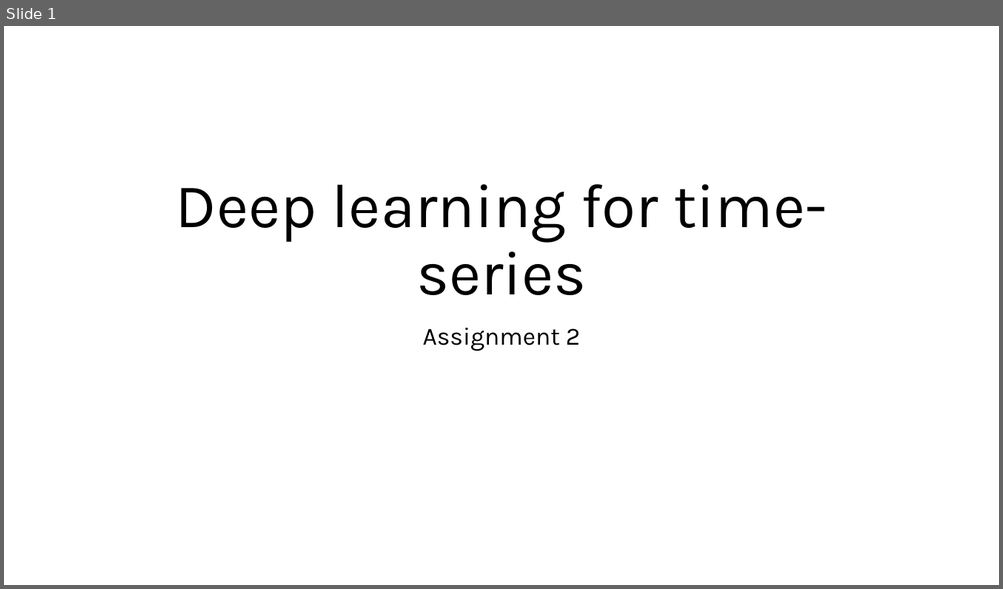
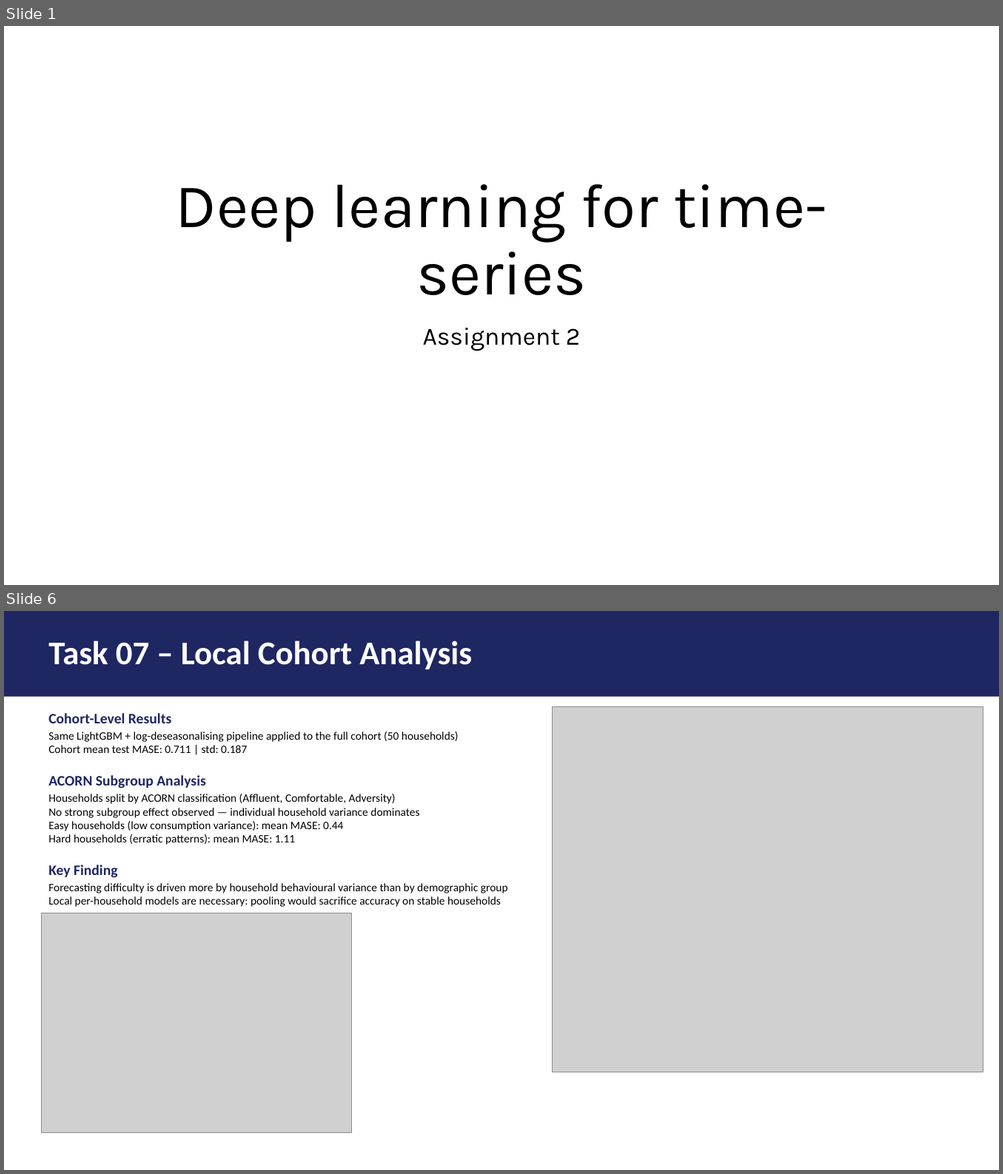
Before and after one commit to FVardi/PhD-Courses, a slide deck: Deep learning for time-series/Assignment 2/Presentation.pptx. Shown one above the other, each under a label of ours: slide 1 before the commit, slides 1 and 6 after it; the slides between them are not shown. The pictures are 1003x589 and 1003x1174 pixels, drawn with LibreOffice and Linux fonts; fonts in the diff are those of the drawing; grey boxes stand for pictures. Boxes give left, top, right and bottom in pixels: in the first picture for what was removed or moved away, otherwise in the second. Text is boxed around its words. In the diff, an @@ line names an element or a change of style, - is before the commit and + after.

```diff
--- a/Deep learning for time-series/Assignment 2/Presentation.pptx
+++ b/Deep learning for time-series/Assignment 2/Presentation.pptx
@@ slide 6 added at (x1=4, y1=611, x2=999, y2=1170), background #FFFFFF @@
@@ rectangle added at (x1=4, y1=611, x2=999, y2=697), fill #1E2761 @@
@@ title added at (x1=48, y1=641, x2=472, y2=669), 32 pt, text #FFFFFF, bold @@
+Task 07 – Local Cohort Analysis
@@ text added at (x1=48, y1=713, x2=508, y2=907), 11 pt, text #000000 @@
+Cohort-Level Results
+Same LightGBM + log-deseasonalising pipeline applied to the full cohort (50 households)
+Cohort mean test MASE: 0.711 | std: 0.187
+ACORN Subgroup Analysis
+Households split by ACORN classification (Affluent, Comfortable, Adversity)
+No strong subgroup effect observed — individual household variance dominates
+Easy households (low consumption variance): mean MASE: 0.44
+Hard households (erratic patterns): mean MASE: 1.11
+Key Finding
+Forecasting difficulty is driven more by household behavioural variance than by demographic group
+Local per-household models are necessary: pooling would sacrifice accuracy on stable households
@@ picture added at (x1=552, y1=706, x2=983, y2=1072) @@
@@ picture added at (x1=41, y1=914, x2=352, y2=1133) @@
```
Also in this commit, not shown: 2 slides changed, 6 other slides added, 5 slides removed, 15 other files.
